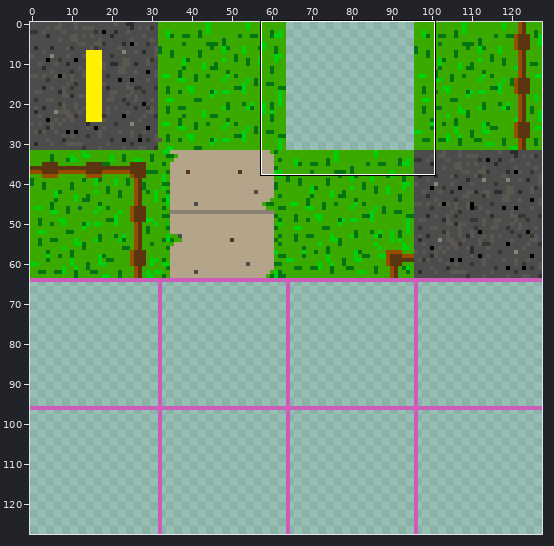
Sprite sheet, stored at GMTK21/Assets/Sprites/Street.png. The first picture is a wide view before the edit; the outline marks the close-up.
Close-up. First the earlier version:
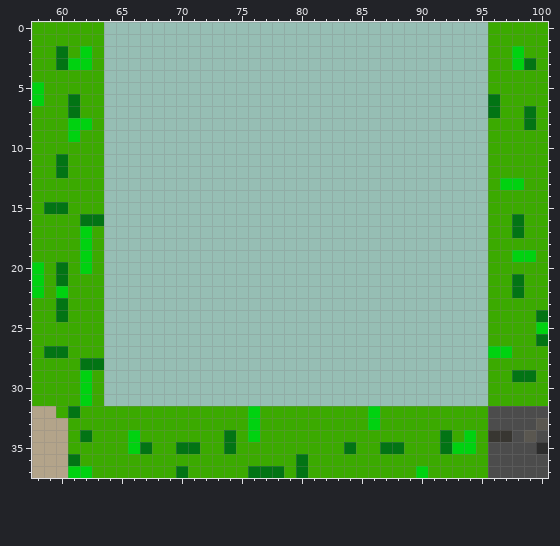
The file is 128x128 pixels. Colours within 5 levels of each other are drawn and written as one. Shown: x 58..100, y 0..37. The commit also changed other parts of the picture, which this record leaves out.
Now the later version:
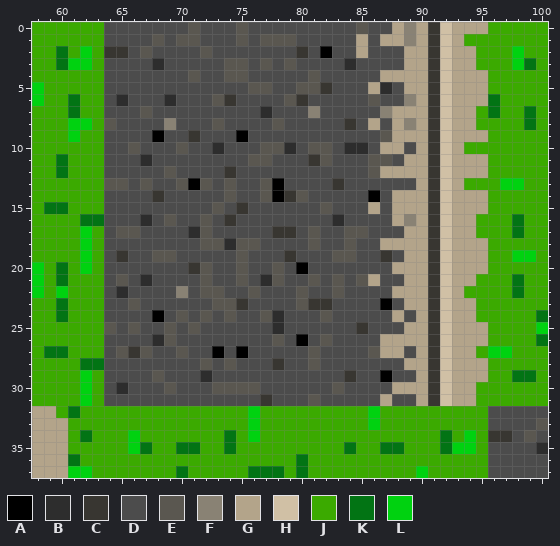
Palette (. is transparent): A #000000  B #2d2d2d  C #383631  D #4c4c4c  E #5a5750  F #898274  G #b3a48a  H #d0c0a5  J #3baa00  K #027414  L #00d210
What changed:
@@ x 58..100 @@
- 0 JJJJJJ................................JJJJJ
- 1 JJJJJJ................................JJJJJ
- 2 JJKJLJ................................JJLJJ
- 3 JJKLLJ................................JJLKJ
- 4 JJJJJJ................................JJJJJ
- 5 LJJJJJ................................JJJJJ
- 6 LJJKJJ................................KJJJJ
- 7 JJJKJJ................................KJJKJ
- 8 JJJLLJ................................JJJKJ
- 9 JJJLJJ................................JJJJJ
-10 JJJJJJ................................JJJJJ
-11 JJKJJJ................................JJJJJ
-12 JJKJJJ................................JJJJJ
-13 JJJJJJ................................JLLJJ
-14 JJJJJJ................................JJJJJ
-15 JKKJJJ................................JJJJJ
-16 JJJJKK................................JJKJJ
-17 JJJJLJ................................JJKJJ
-18 JJJJLJ................................JJJJJ
-19 JJJJLJ................................JJLLJ
-20 LJKJLJ................................JJJJJ
-21 LJKJJJ................................JJKJJ
-22 LJLJJJ................................JJKJJ
-23 JJKJJJ................................JJJJJ
-24 JJKJJJ................................JJJJK
-25 JJJJJJ................................JJJJL
-26 JJJJJJ................................JJJJK
-27 JKKJJJ................................LLJJJ
-28 JJJJKK................................JJJJJ
-29 JJJJLJ................................JJKKJ
-30 JJJJLJ................................JJJJJ
-31 JJJJLJ................................JJJJJ
+ 0 JJJJJJDDDDDDDEDDDEDDDDDDDDDEDDGFGCHGGGJJJJJ
+ 1 JJJJJJDDDDEDEEDDDEDEEEDDDDDGDGGFGCHGJJJJJJJ
+ 2 JJKJLJCCDEDDDDEDDDDDDDCDADDGDDDGGCHGGJJJLJJ
+ 3 JJKLLJDDDDBDDDDDEEDEDEDDDDBDDDDGGCHGGJJJLKJ
+ 4 JJJJJJDDDDDDDEDDEEDDDDDEDDDDDGGGGCHGGGJJJJJ
+ 5 LJJJJJDDDDDDDDDDDDEEDDEECDDDGBDGGCHGGGJJJJJ
+ 6 LJJKJJDBDDDBDDDECDDDDECDDDDDEDDFGCHGGGKJJJJ
+ 7 JJJKJJDDDEDDDDDDDDDBDDDFDDDDDFGGGCHGGJKJJKJ
+ 8 JJJLLJEDDDDFDDDEDDDDEDDDDDCDGDGFGCHGGJJJJKJ
+ 9 JJJLJJDDDDADDCDDDADDDDDDDDDDDEGGGCHGGGJJJJJ
+10 JJJJJJDDEDDDEDDBDDDEEBDEEDBBDGGDGCHGJJJJJJJ
+11 JJKJJJDDDBDDDDDDDDEEDDDCEDDDEEDGGCHGGGJJJJJ
+12 JJKJJJDDDDDEDDDDCDDDDDDDDDDDEGGGGCHGGGJJJJJ
+13 JJJJJJEEDEDDEAEDEDDEADDDDCDDDDDDGCHGJJJLLJJ
+14 JJJJJJDDDDCDDDDDEDDEACEDDDDDADGGGCHGGGJJJJJ
+15 JKKJJJDDDDDDDDDEDCDDDDDDEDDDGDGGGCHGGGJJJJJ
+16 JJJJKKDDDBDEDDEDCDDDDDDDDBDDDDGFGCHGGJJJKJJ
+17 JJJJLJDEEDDDDBEDDDDDCCDEDDEEDDDGGCHGGJJJKJJ
+18 JJJJLJDDDDDDDDEEBEEDDDDEDDEDDGGGGCHGGGJJJJJ
+19 JJJJLJDCDDEEDDDDDEDDDCDDDEEDDCDGGCHGGGJJLLJ
+20 LJKJLJDDDDDDDCEDDEDDEDADDDDDDDGGGCHGGGJJJJJ
+21 LJKJJJDEDBDDDDEDDEDBEDDEDEDEGDDGGCHGGJJJKJJ
+22 LJLJJJDBDDDDFDEEDDEDDDEDDEDDDDGGGCHGJJJJKJJ
+23 JJKJJJDDEDDDDDDEECDDDDECCDDDDADGGCHGGJJJJJJ
+24 JJKJJJDDDDADEDEDEDDEBDDDEDDDDDGDGCHGGJJJJJK
+25 JJJJJJEDEDDEDEDDDDDDBDDDDDDCDDDGGCHGGGJJJJL
+26 JJJJJJDDDDBEDDDDDDDDEDADEDDDDGGGGCHGGGJJJJK
+27 JKKJJJDECEDDEDDADADDDDDEDDDDEGGDGCHGGJLLJJJ
+28 JJJJKKDDDDDDDDEDEDDDCDDEDDDDDDDGGCHGGGJJJJJ
+29 JJJJLJDDDDEDDDBDDDDDDDDDDDCDDADDGCHGGGJJKKJ
+30 JJJJLJDBDDDEDDDEEEEDDDDDDEDDDDGGGCHGGJJJJJJ
+31 JJJJLJDDDDDDDDDDDDDCDDDEDDDDDGDDGCHGGJJJJJJ
 32 GGJKJJJJJJJJJJJJJJLJJJJJJJJJLJJJJJJJJJDDDDD
Where, in picture pixels (left, top, right, bottom), the same in both close-ups:
added: (104, 22, 488, 406)
